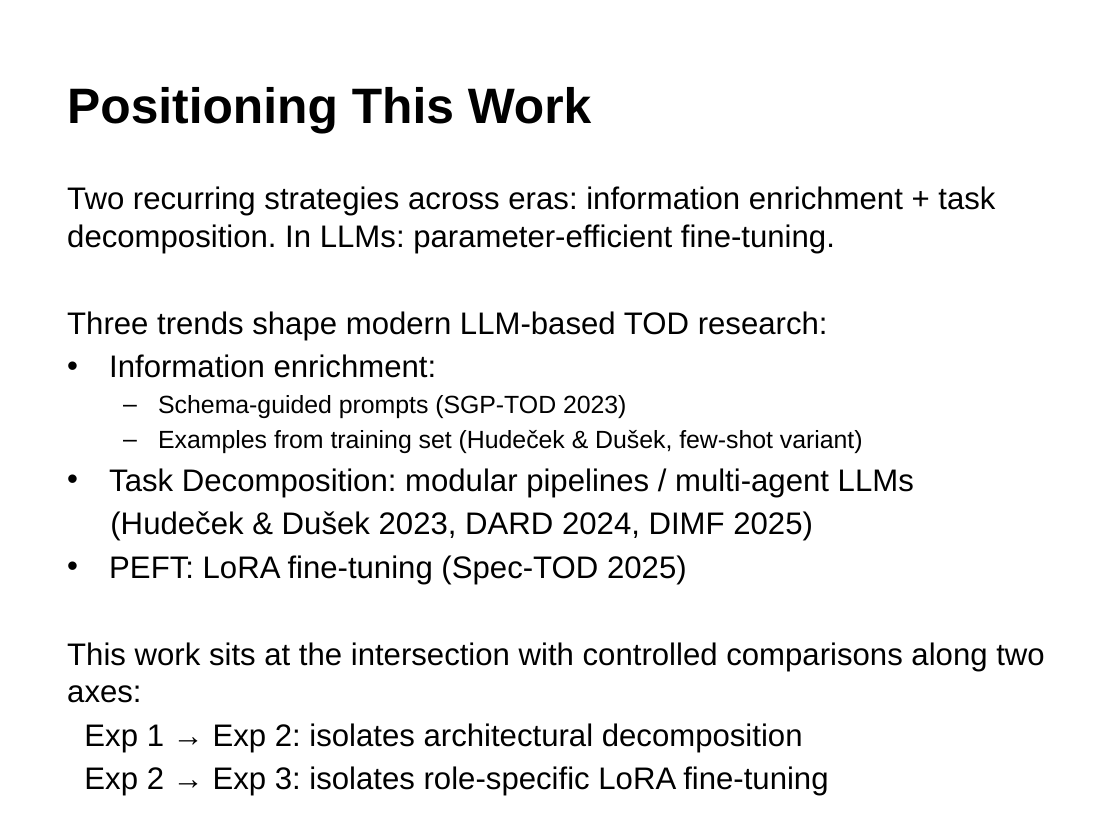
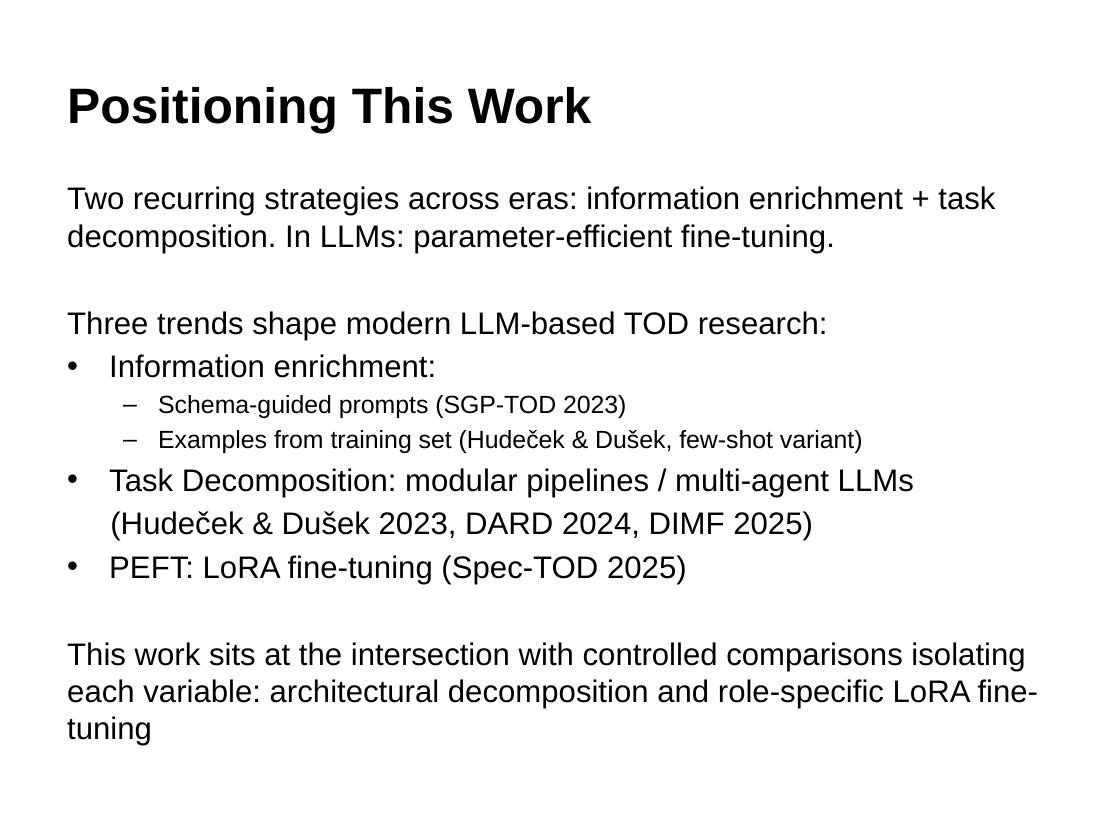
Before and after one commit to GiX007/mlp4cs, a slide deck: slide 5 of docs/presentation.pptx. Drawn at 1120x840 pixels with LibreOffice and Linux fonts; fonts in the diff are those of the drawing. Boxes give left, top, right and bottom in pixels: in the first picture for what was removed or moved away, otherwise in the second. Text is boxed around its words. In the diff, an @@ line names an element or a change of style, - is before the commit and + after.

Commit message:
Update docs

```diff
--- a/docs/presentation.pptx
+++ b/docs/presentation.pptx
@@ text at (x1=67, y1=642, x2=1039, y2=746): text changed @@
-This work sits at the intersection with controlled comparisons along two axes:
-Exp 1 → Exp 2: isolates architectural decomposition
-Exp 2 → Exp 3: isolates role-specific LoRA fine-tuning
+This work sits at the intersection with controlled comparisons isolating each variable: architectural decomposition and role-specific LoRA fine-tuning
```
